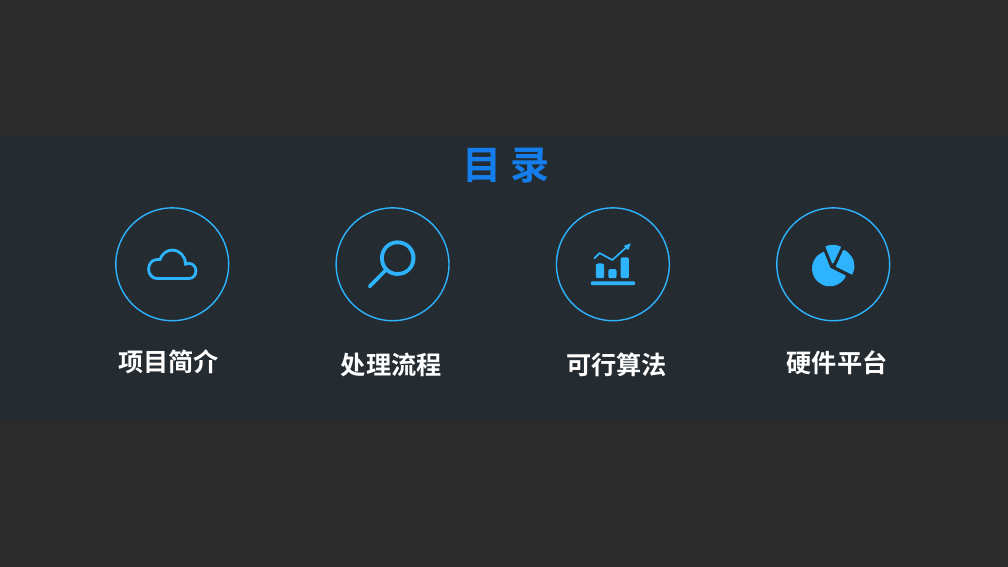
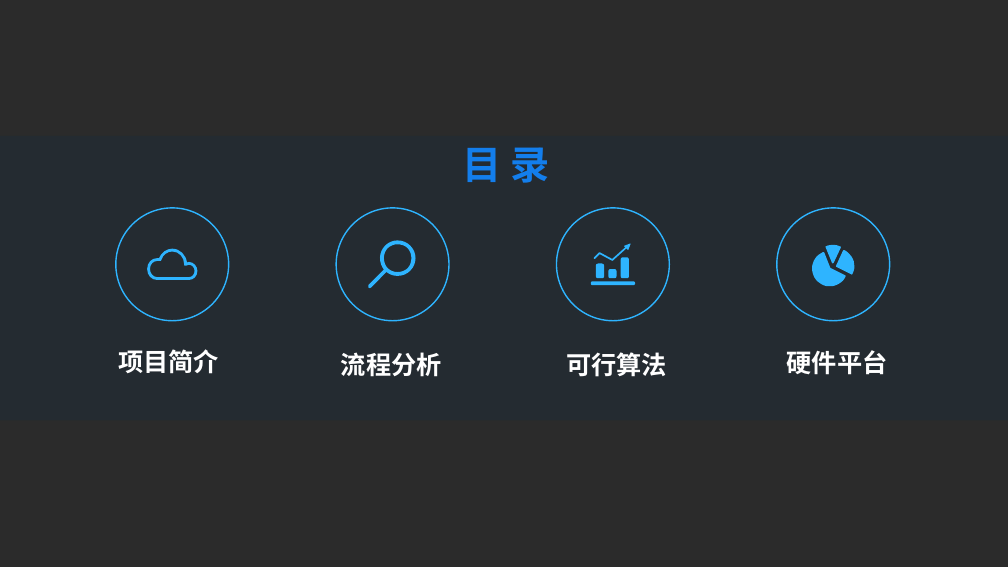
Before and after one commit to lvniqi/machine-learning, a slide deck: slide 2 of stero_vision/双目视觉.pptx. Drawn at 1008x567 pixels with LibreOffice and Linux fonts; fonts in the diff are those of the drawing; background and template pictures are left out; a plain dark background stands for a picture behind light text. Boxes give left, top, right and bottom in pixels: in the first picture for what was removed or moved away, otherwise in the second. Text is boxed around its words. In the diff, an @@ line names an element or a change of style, - is before the commit and + after.

Commit message:
修改流程图

```diff
--- a/stero_vision/双目视觉.pptx
+++ b/stero_vision/双目视觉.pptx
@@ text at [341, 352, 442, 377]: text changed @@
-处理流程
+流程分析
```
Also in this commit, not shown: 2 other slides changed, 2 slides added, 1 slide removed, 1 other file.
